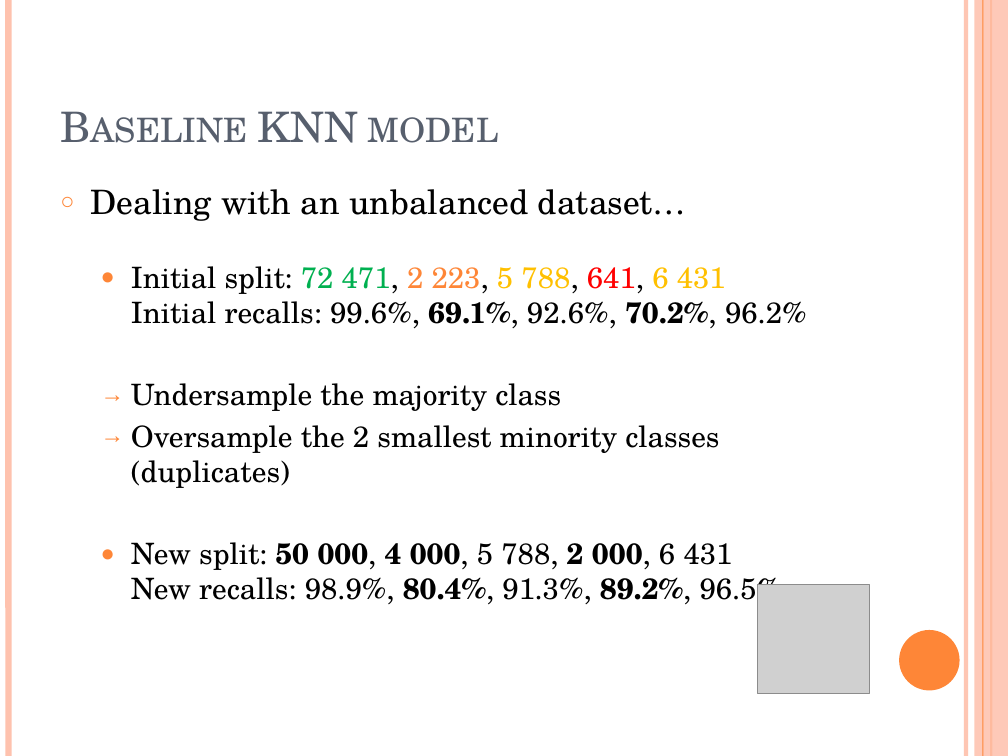
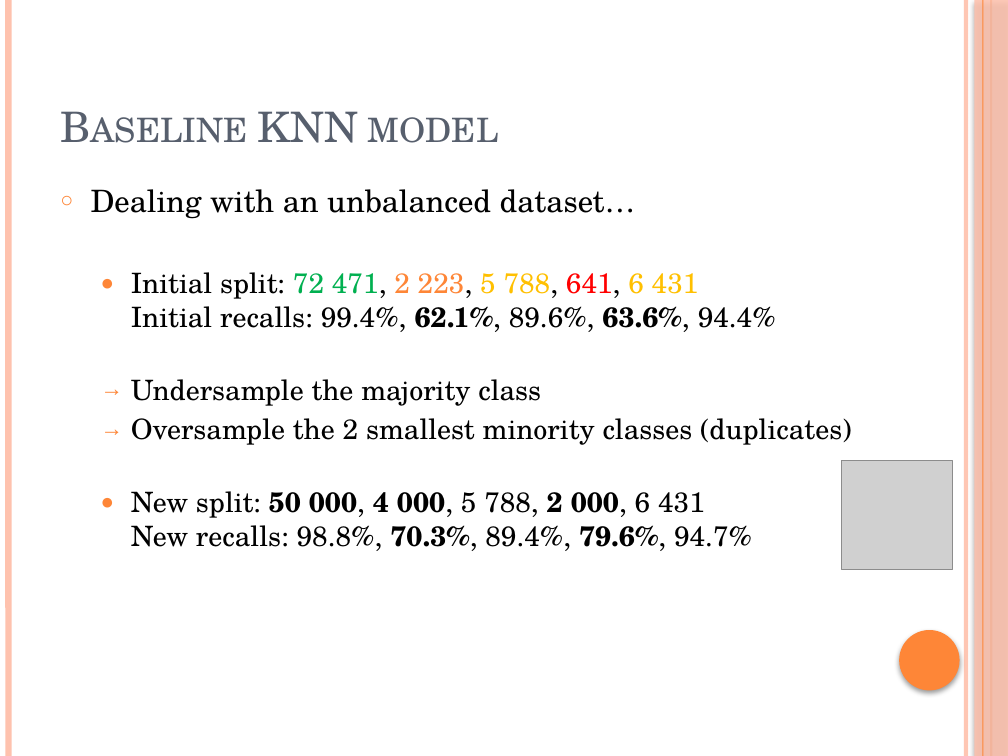
Before and after one commit to EmilieTrouillard/AdvCDA_case1, a slide deck: slide 13 of ECG_presentation_Progress3.pptx. Drawn at 1008x756 pixels with LibreOffice and Linux fonts; fonts in the diff are those of the drawing; grey boxes stand for pictures. Boxes give left, top, right and bottom in pixels: in the first picture for what was removed or moved away, otherwise in the second. Text is boxed around its words. In the diff, an @@ line names an element or a change of style, - is before the commit and + after.

```diff
--- a/ECG_presentation_Progress3.pptx
+++ b/ECG_presentation_Progress3.pptx
@@ rectangle at [975, 0, 1008, 756]: shadow on @@
@@ text at [91, 189, 852, 445]: size 24 to 22 pt in "Dealing with an unbalanced dataset…"; size 21 to 20 pt in "Undersample the majority class", "Oversample the 2 smallest minority classes (duplicates)" @@
@@ text at [131, 272, 776, 332]: text changed; size 21 to 20 pt @@
-  ● Initial split: 72 471, 2 223, 5 788, 641, 6 431
-    Initial recalls: 99.6%, 69.1%, 92.6%, 70.2%, 96.2%
+  ● Initial split: 72 471, 2 223, 5 788, 641, 6 431
+    Initial recalls: 99.4%, 62.1%, 89.6%, 63.6%, 94.4%
@@ picture: place and size @@
-picture at [758, 585, 869, 694]
+picture at [842, 461, 953, 570]
@@ text at [131, 491, 752, 551]: text changed; size 21 to 20 pt @@
-  ● New split: 50 000, 4 000, 5 788, 2 000, 6 431
-    New recalls: 98.9%, 80.4%, 91.3%, 89.2%, 96.5%
+  ● New split: 50 000, 4 000, 5 788, 2 000, 6 431
+    New recalls: 98.8%, 70.3%, 89.4%, 79.6%, 94.7%
@@ ellipse at [899, 630, 960, 690]: shadow on @@
```
Also in this commit, not shown: 16 other slides changed.
